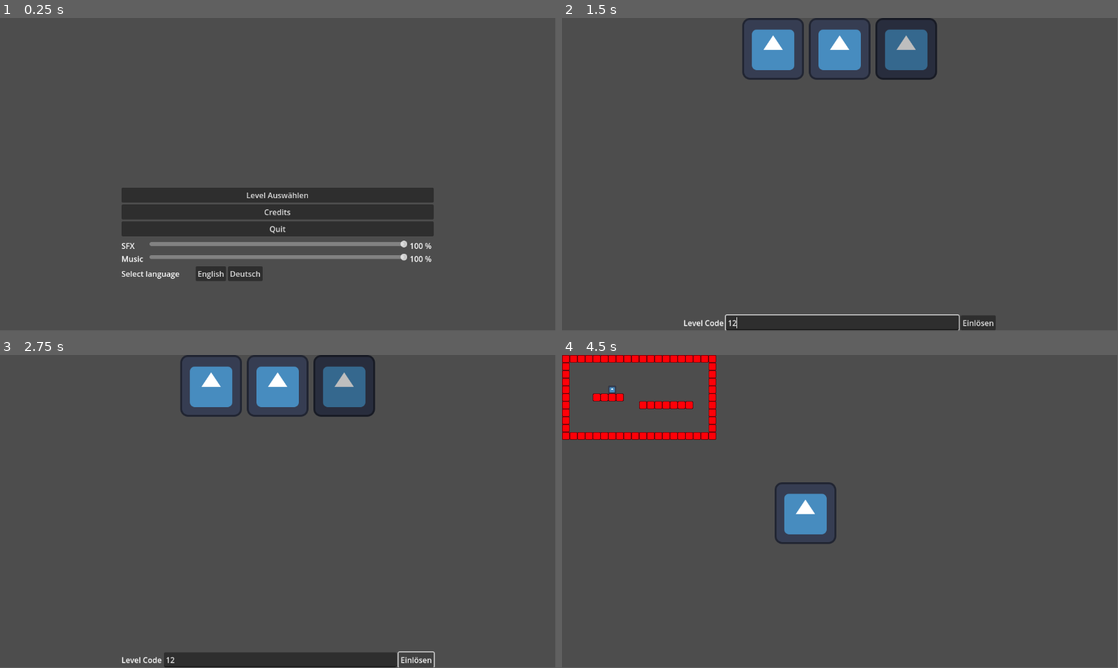
Above: before the commit, frames 1-4 (two rows, left to right).
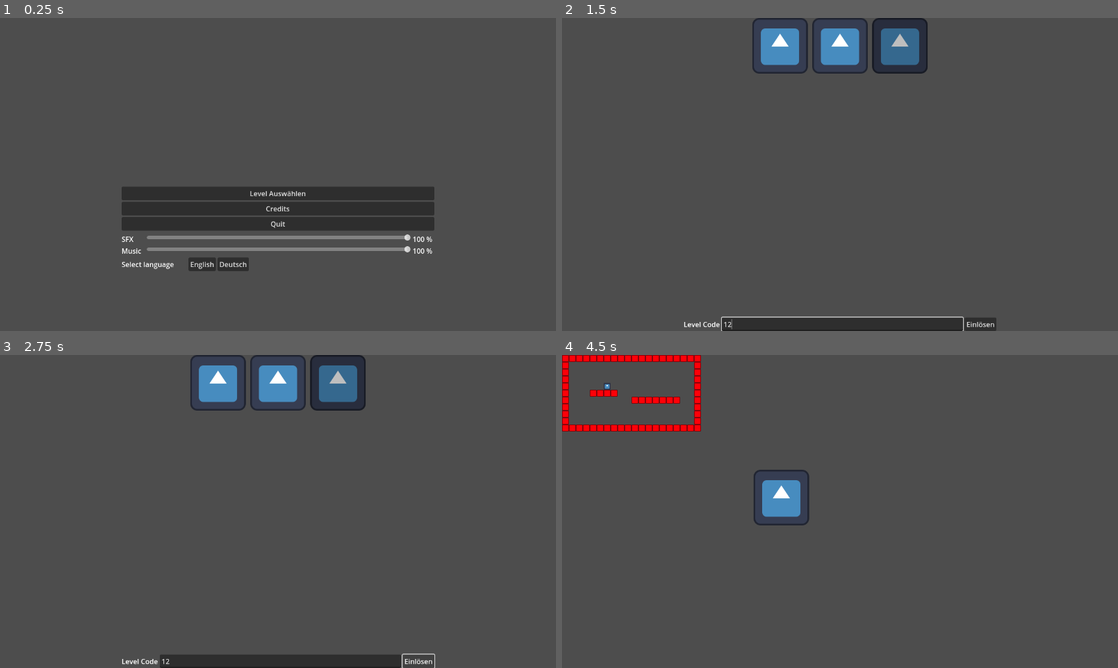
Above: after the commit, the same moments.

Repository: panorb/ludum-dare-56
Game: Godot game, scene res://world.tscn
Same seed, same stepped clock (60 frames per second), same inputs: the game is played once before the commit and once after it. The engine's default icon, where the game draws it, is replaced by a stand-in: a white triangle on a blue panel in a dark square.
Inputs (mouse positions are in pixels of both pictures, inside the frame that each line leads up to):
- Up to frame 1 (0.25 s): no input
- Up to frame 2 (1.5 s): click "Level Auswählen" at 0.5 s; click (840, 321) at 1.27 s; type "12" at 1.35 s
- Up to frame 3 (2.75 s): click "Einlösen" at 2 s
- Up to frame 4 (4.5 s): click "Einlösen" at 2.75 s; click "Einlösen" at 3.5 s; tap Enter at 4.25 s; move the mouse to (773, 386) at 4.27 s; click (773, 386) at 4.42 s
In our replay, the window is 799x449 before the commit and 800x450 after it. These sizes can differ from the game's own. Grey fills any space a smaller window leaves; there, only what the larger window draws over its background counts as a difference.

The runs differ from the first frame. In frame 1, 5.6% of the frame differs, in the area x 21-79%, y 54-84%; in frame 2, 3.6%; in frame 3, 3.3%; in frame 4, 4.6%.

Commit message:
Level Scaling angepasst

Diff:
--- a/godot/project.godot
+++ b/godot/project.godot
@@ -15,6 +15,16 @@
 config/features=PackedStringArray("4.3", "GL Compatibility")
 config/icon="res://icon.svg"
 
+[display]
+
+window/size/viewport_width=1280
+window/size/viewport_height=720
+window/stretch/mode="viewport"
+
+[dotnet]
+
+project/assembly_name="Ludum Dare 56"
+
 [internationalization]
 
 locale/translations=PackedStringArray("res://translations.de.translation", "res://translations.en.translation")
